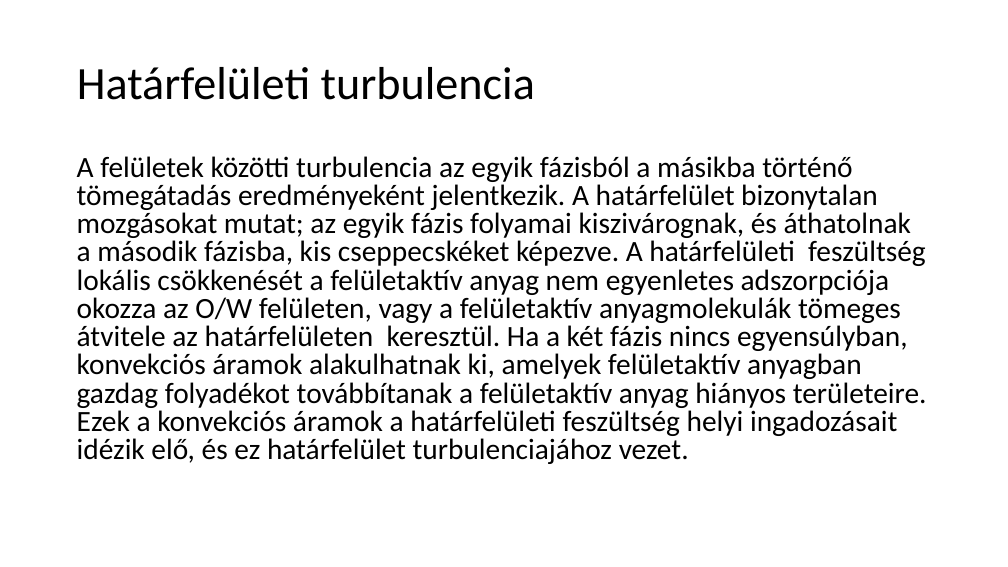
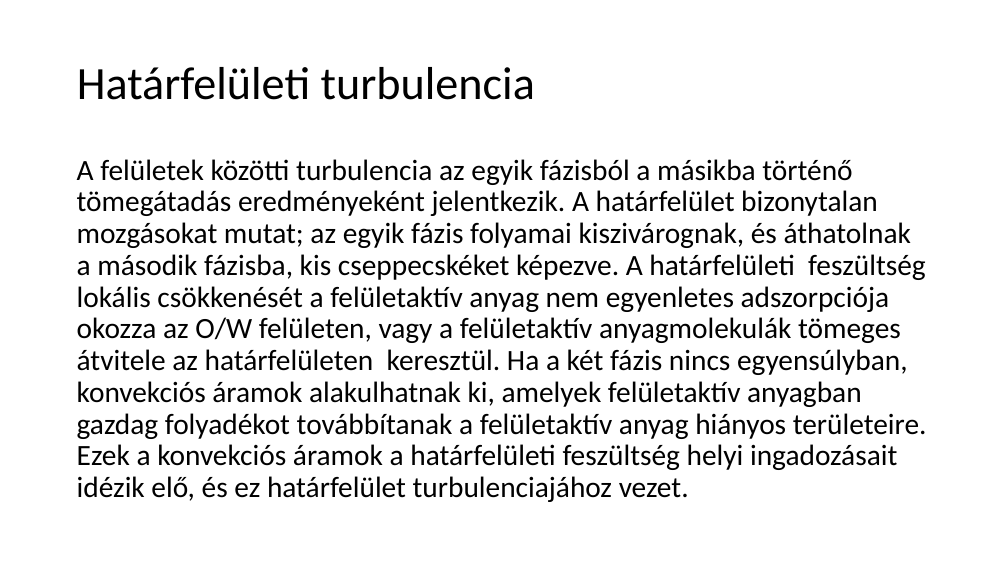
Before and after one commit to LilianaBohus/chemistry-presenations, a slide deck: slide 39 of oil-based-suspensions.ppt. Drawn at 1008x567 pixels with LibreOffice and Linux fonts; fonts in the diff are those of the drawing; background and template pictures are left out. Boxes give left, top, right and bottom in pixels: in the first picture for what was removed or moved away, otherwise in the second. Text is boxed around its words. In the diff, an @@ line names an element or a change of style, - is before the commit and + after.

```diff
--- a/oil-based-suspensions.ppt
+++ b/oil-based-suspensions.ppt
@@ text "A felületek közötti turbulencia az ..." at (77, 159, 927, 502): line spacing 0.8 to 0.9 @@
```
Also in this commit, not shown: 2 other slides changed.
